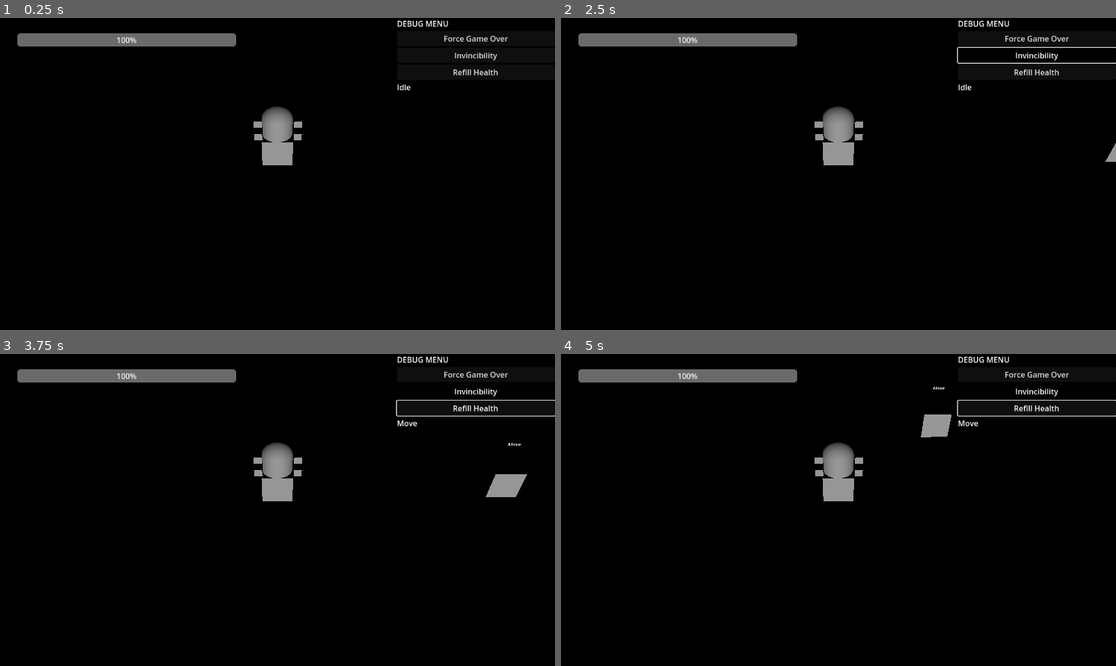
Above: before the commit, frames 1-4 (two rows, left to right).
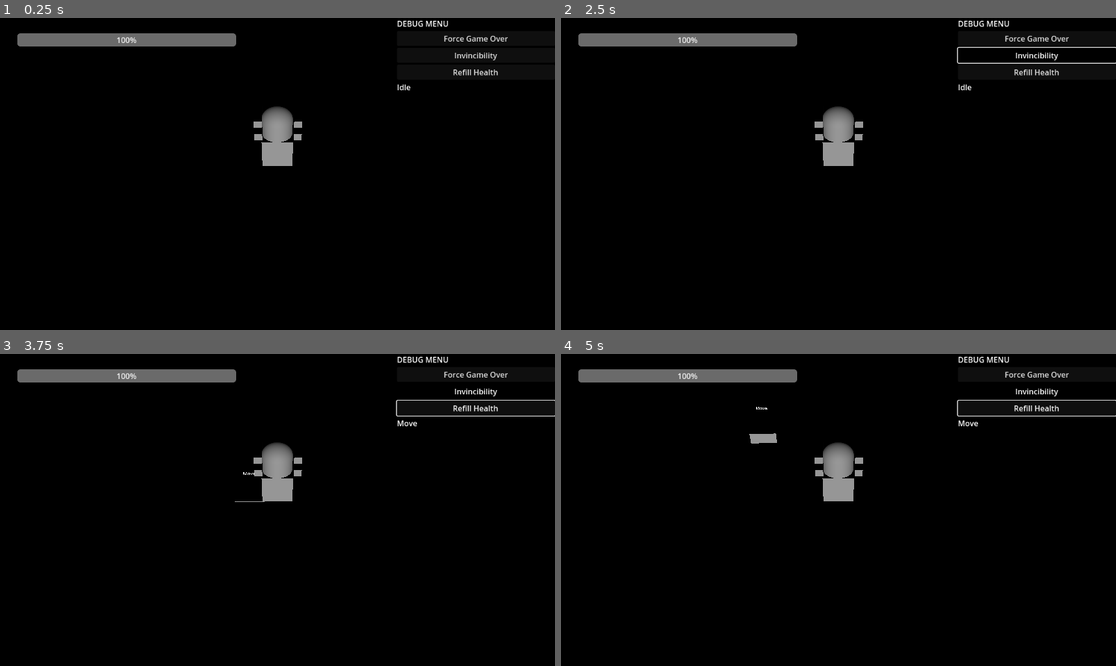
Above: after the commit, the same moments.

Repository: Boyquotes/Mech-Farmer
Game: Godot game, scene res://levels/debug.tscn
Same seed, same stepped clock (60 frames per second), same inputs: the game is played once before the commit and once after it.
Inputs (mouse positions are in pixels of both pictures, inside the frame that each line leads up to):
- Up to frame 1 (0.25 s): no input
- Up to frame 2 (2.5 s): click "Force Game Over" at 0.5 s; click "Try Again" at 1.25 s; click "Invincibility" at 2 s
- Up to frame 3 (3.75 s): click "Refill Health" at 2.75 s; move the mouse to (399, 494) at 3.52 s; hold D (move_right) from 3.53 s (still down)
- Up to frame 4 (5 s): move the mouse to (727, 525) at 4.27 s; release D (move_right) at 4.28 s; hold S (move_down) from 4.28 s (still down)

The runs differ from the first frame. In frame 1, less than 0.1% of the frame differs, in the area x 47-53%, y 47-48%; in frame 2, less than 0.1%; in frame 3, 0.4%; in frame 4, 0.5%, in the area x 33-71%, y 10-29%.

Commit message:
added collision and layers

Diff:
--- a/prefabs/characters/enemy_00.tscn
+++ b/prefabs/characters/enemy_00.tscn
@@ -10,7 +10,9 @@
 [sub_resource type="BoxMesh" id="BoxMesh_5qmyi"]
 
 [node name="Enemy00" type="CharacterBody3D"]
-transform = Transform3D(1, 0, 0, 0, 1, 0, 0, 0, 1, 10.311, 1.53501, 0)
+transform = Transform3D(1, 0, 0, 0, 1, 0, 0, 0, 1, 0, 0.5, 0)
+collision_layer = 4
+collision_mask = 2
 script = ExtResource("1_8lni6")
 
 [node name="CollisionShape3D" type="CollisionShape3D" parent="."]
--- a/prefabs/characters/player.tscn
+++ b/prefabs/characters/player.tscn
@@ -15,6 +15,8 @@
 
 [node name="Player" type="CharacterBody3D"]
 transform = Transform3D(1, 0, 0, 0, 1, 0, 0, 0, 1, 0, 1.07451, 0)
+collision_layer = 2
+collision_mask = 4
 script = ExtResource("1_asilg")
 
 [node name="Torso" type="Node3D" parent="."]
--- a/project.godot
+++ b/project.godot
@@ -17,13 +17,13 @@
 
 [input]
 
-move_up={
+move_forward={
 "deadzone": 0.5,
 "events": [Object(InputEventKey,"resource_local_to_scene":false,"resource_name":"","device":0,"window_id":0,"alt_pressed":false,"shift_pressed":false,"ctrl_pressed":false,"meta_pressed":false,"pressed":false,"keycode":0,"physical_keycode":87,"key_label":0,"unicode":0,"echo":false,"script":null)
 , Object(InputEventJoypadMotion,"resource_local_to_scene":false,"resource_name":"","device":-1,"axis":1,"axis_value":-1.0,"script":null)
 ]
 }
-move_down={
+move_backward={
 "deadzone": 0.5,
 "events": [Object(InputEventKey,"resource_local_to_scene":false,"resource_name":"","device":-1,"window_id":0,"alt_pressed":false,"shift_pressed":false,"ctrl_pressed":false,"meta_pressed":false,"pressed":false,"keycode":0,"physical_keycode":83,"key_label":0,"unicode":115,"echo":false,"script":null)
 , Object(InputEventJoypadMotion,"resource_local_to_scene":false,"resource_name":"","device":-1,"axis":1,"axis_value":1.0,"script":null)
@@ -56,6 +56,18 @@
 "events": [Object(InputEventKey,"resource_local_to_scene":false,"resource_name":"","device":-1,"window_id":0,"alt_pressed":false,"shift_pressed":false,"ctrl_pressed":false,"meta_pressed":false,"pressed":false,"keycode":0,"physical_keycode":61,"key_label":0,"unicode":61,"echo":false,"script":null)
 ]
 }
+move_up={
+"deadzone": 0.5,
+"events": [Object(InputEventKey,"resource_local_to_scene":false,"resource_name":"","device":0,"window_id":0,"alt_pressed":false,"shift_pressed":false,"ctrl_pressed":false,"meta_pressed":false,"pressed":false,"keycode":0,"physical_keycode":87,"key_label":0,"unicode":0,"echo":false,"script":null)
+, Object(InputEventJoypadMotion,"resource_local_to_scene":false,"resource_name":"","device":-1,"axis":1,"axis_value":-1.0,"script":null)
+]
+}
+move_down={
+"deadzone": 0.5,
+"events": [Object(InputEventKey,"resource_local_to_scene":false,"resource_name":"","device":-1,"window_id":0,"alt_pressed":false,"shift_pressed":false,"ctrl_pressed":false,"meta_pressed":false,"pressed":false,"keycode":0,"physical_keycode":83,"key_label":0,"unicode":115,"echo":false,"script":null)
+, Object(InputEventJoypadMotion,"resource_local_to_scene":false,"resource_name":"","device":-1,"axis":1,"axis_value":1.0,"script":null)
+]
+}
 look_up={
 "deadzone": 0.5,
 "events": [Object(InputEventJoypadMotion,"resource_local_to_scene":false,"resource_name":"","device":-1,"axis":3,"axis_value":-1.0,"script":null)
@@ -76,3 +88,13 @@
 "events": [Object(InputEventJoypadMotion,"resource_local_to_scene":false,"resource_name":"","device":-1,"axis":2,"axis_value":1.0,"script":null)
 ]
 }
+
+[layer_names]
+
+3d_physics/layer_1="Default"
+3d_physics/layer_2="Player"
+3d_physics/layer_3="Enemy"
+3d_physics/layer_4="Projectile"
+3d_physics/layer_5="Terrain"
+3d_physics/layer_6="Collectible"
+3d_physics/layer_7="Trigger"
